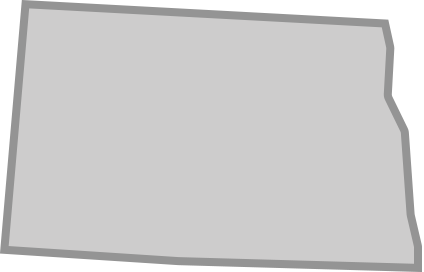
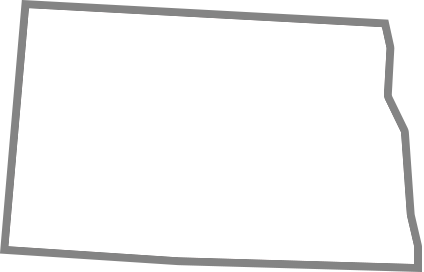
Two versions of the same layered image (424x272). Layer-by-layer changes:
pixels changed over (0, 0, 422, 272) (layer not identified)
